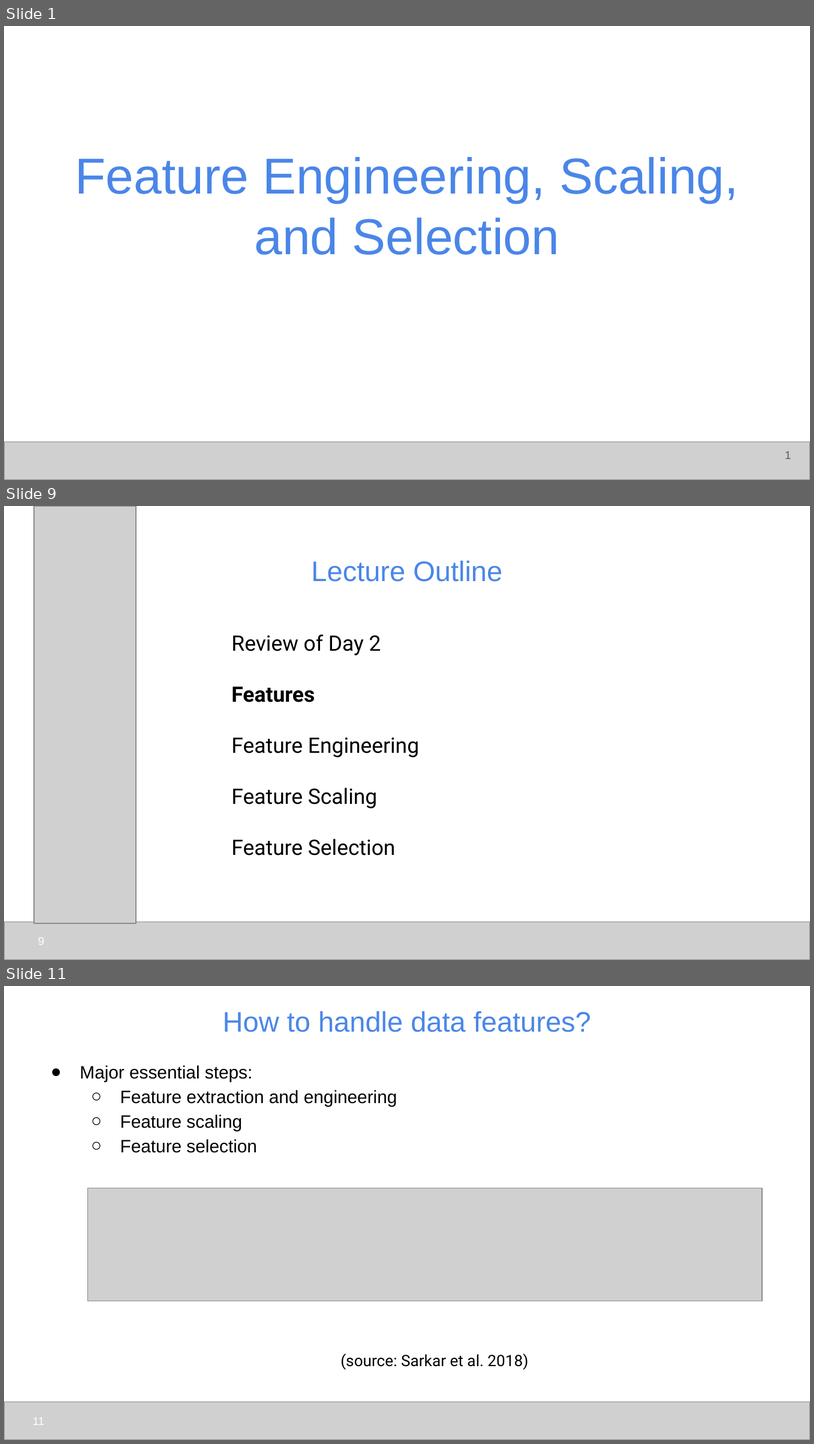
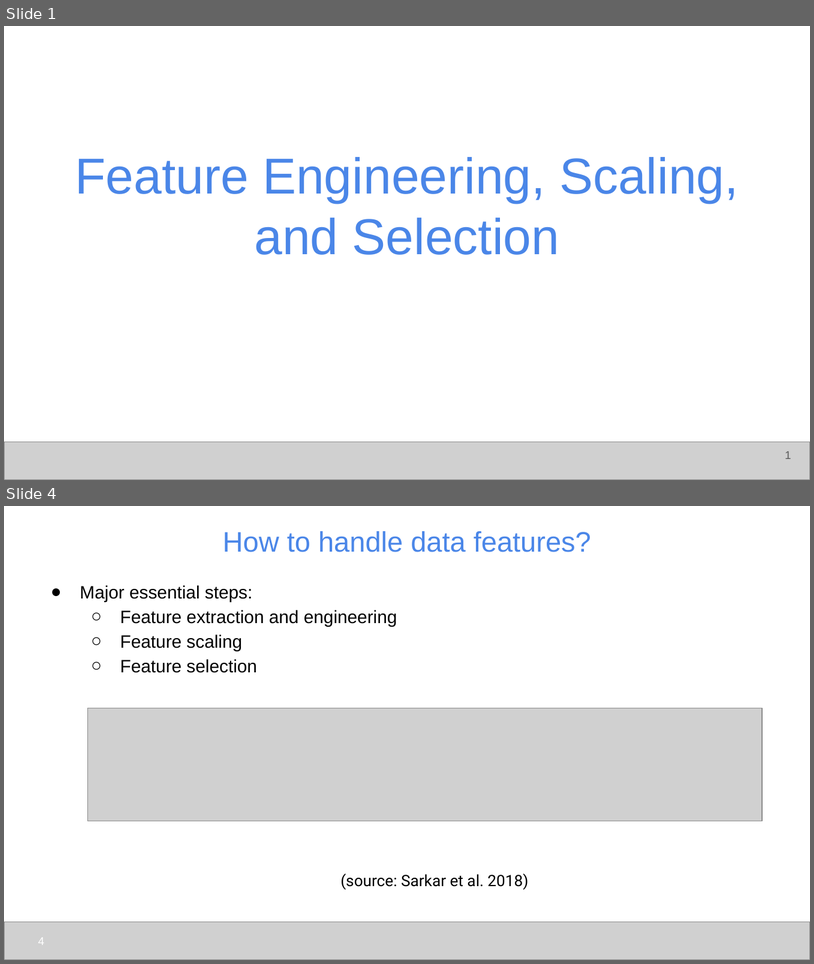
Before and after one commit to udel-cbcb/NIGMS-Sandbox-UD, a slide deck: Submodule_3/Lectures/Submodule_3_Lecture_2_Feature_Engineering_Scaling_Selection.pptx. Shown one above the other, each under a label of ours: slides 1, 9 and 11 before the commit, slides 1 and 4 after it; the slides between them are not shown. The pictures are 814x1444 and 814x964 pixels, drawn with LibreOffice and Linux fonts; fonts in the diff are those of the drawing; grey boxes stand for pictures. Boxes give left, top, right and bottom in pixels: in the first picture for what was removed or moved away, otherwise in the second. Text is boxed around its words. In the diff, an @@ line names an element or a change of style, - is before the commit and + after.

```diff
--- a/Submodule_3/Lectures/Submodule_3_Lecture_2_Feature_Engineering_Scaling_Selection.pptx
+++ b/Submodule_3/Lectures/Submodule_3_Lecture_2_Feature_Engineering_Scaling_Selection.pptx
@@ slide 9 removed at bbox=[4, 506, 810, 960], background #FFFFFF @@
@@ picture removed at bbox=[34, 506, 135, 923] @@
@@ title removed at bbox=[311, 561, 503, 582] @@
-Lecture Outline
@@ text removed at bbox=[231, 634, 419, 855] @@
-Review of Day 2
-Features
-Feature Engineering
-Feature Scaling
-Feature Selection
@@ picture removed at bbox=[4, 921, 810, 959] @@
@@ page number removed at bbox=[38, 937, 44, 945] @@
-9
@@ what was slide 11 is now slide 4 @@
@@ page number at bbox=[38, 937, 44, 943]: text changed @@
-11
+4
```
Also in this commit, not shown: 5 slides changed, 7 other slides removed.
